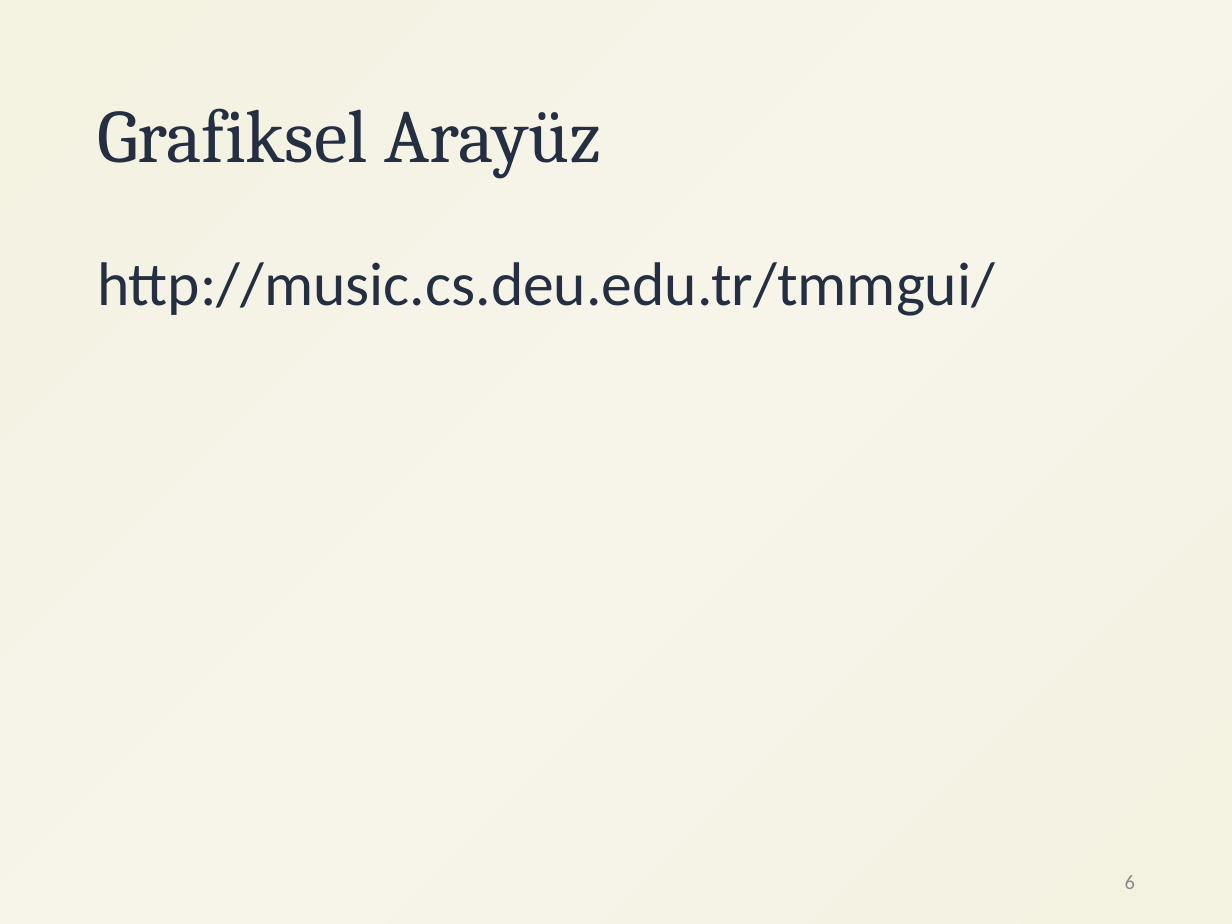
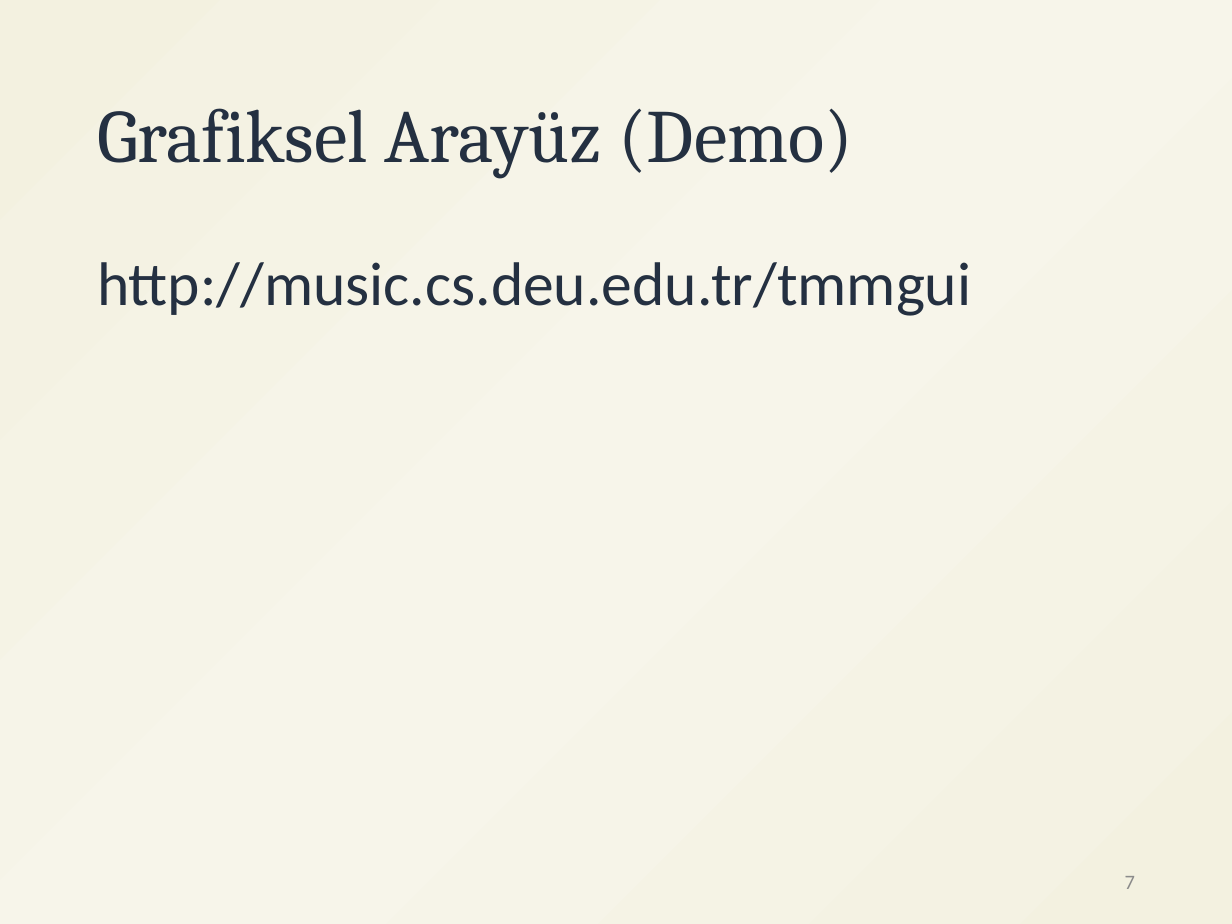
Before and after one commit to ihpar/katip, a slide deck: slide 7 of assets/DL_GUI.pptx (slide 6 before the commit). Drawn at 1232x924 pixels with LibreOffice and Linux fonts; fonts in the diff are those of the drawing. Boxes give left, top, right and bottom in pixels: in the first picture for what was removed or moved away, otherwise in the second. Text is boxed around its words. In the diff, an @@ line names an element or a change of style, - is before the commit and + after.

```diff
--- a/assets/DL_GUI.pptx
+++ b/assets/DL_GUI.pptx
@@ title at (97,108,853,179): text changed @@
-Grafiksel Arayüz
+Grafiksel Arayüz (Demo)
@@ text at (97,262,971,316): text changed @@
-http://music.cs.deu.edu.tr/tmmgui/
+http://music.cs.deu.edu.tr/tmmgui
@@ page number at (1125,876,1135,889): text changed @@
-6
+7
```
Also in this commit, not shown: 3 other slides changed, 2 slides added, 1 slide removed, 1 other file.
